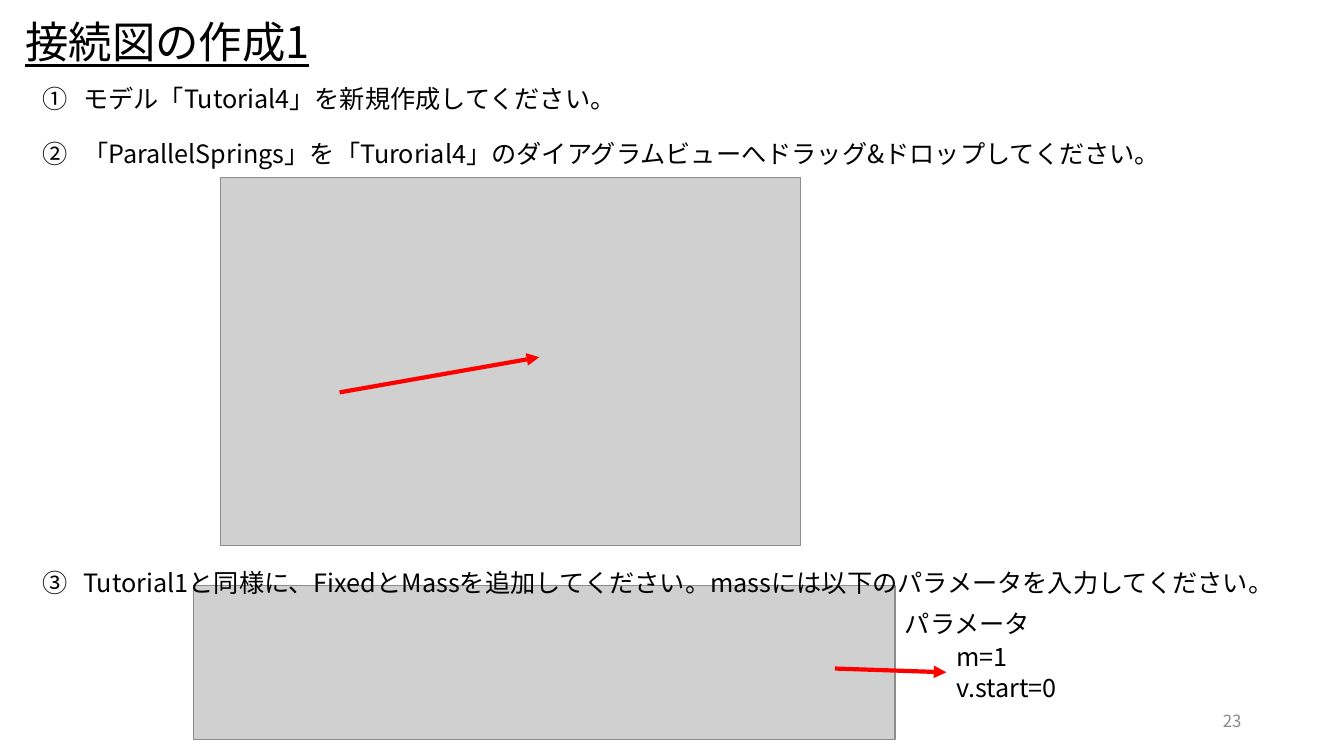
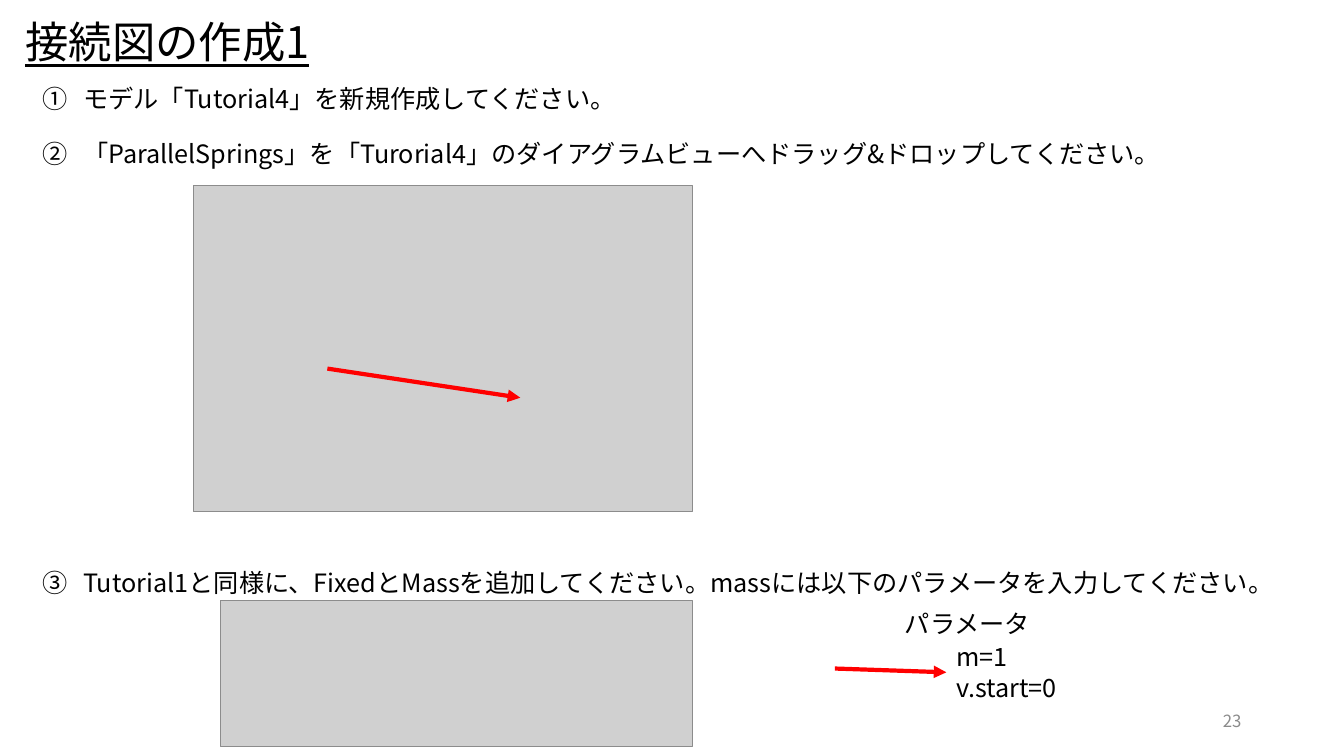
Before and after one commit to UedaShigenori/OpenModelica_Tutorials_Ja, a slide deck: slide 23 of 4_CustomizeModel2_ParallelSprings/OpenModelica_Tutorials_4.pptx. Drawn at 1344x756 pixels with LibreOffice and Linux fonts; fonts in the diff are those of the drawing; grey boxes stand for pictures. Boxes give left, top, right and bottom in pixels: in the first picture for what was removed or moved away, otherwise in the second. Text is boxed around its words. In the diff, an @@ line names an element or a change of style, - is before the commit and + after.

```diff
--- a/4_CustomizeModel2_ParallelSprings/OpenModelica_Tutorials_4.pptx
+++ b/4_CustomizeModel2_ParallelSprings/OpenModelica_Tutorials_4.pptx
@@ picture: place and size @@
-picture at [220, 177, 801, 546]
+picture at [194, 186, 693, 511]
@@ arrow moved from (340, 392) - (539, 357) to (328, 369) - (520, 398) @@
@@ picture: place and size @@
-picture at [194, 586, 895, 739]
+picture at [220, 601, 692, 747]
```
Also in this commit, not shown: 10 other slides changed, 11 other files.
